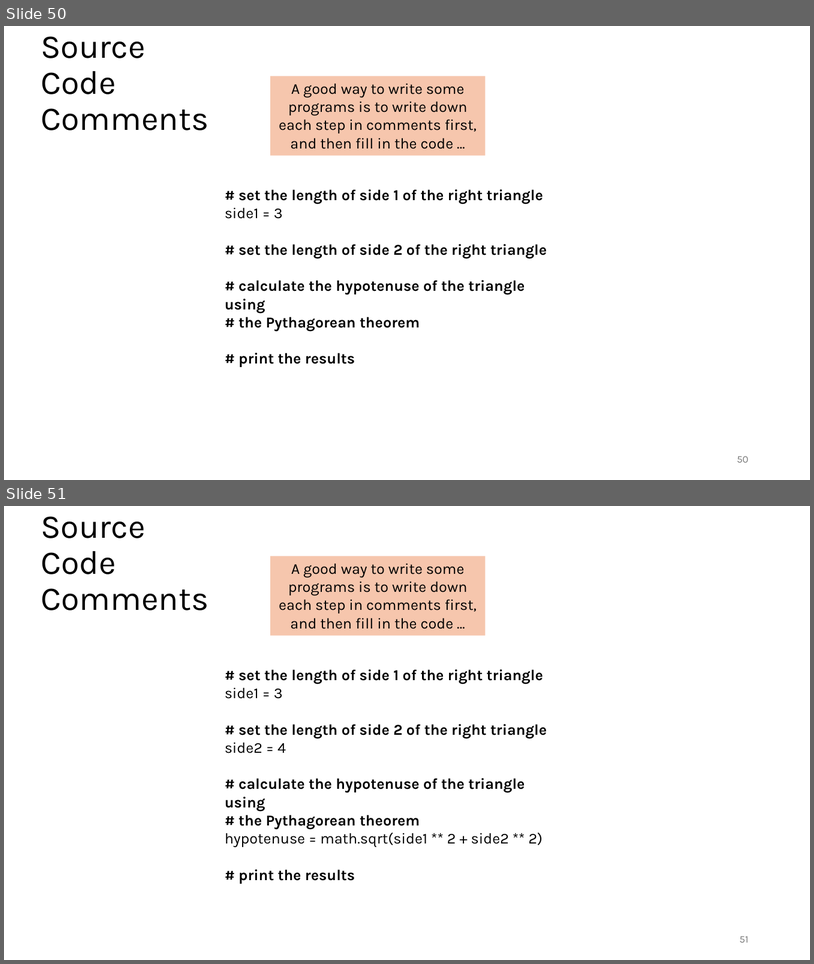
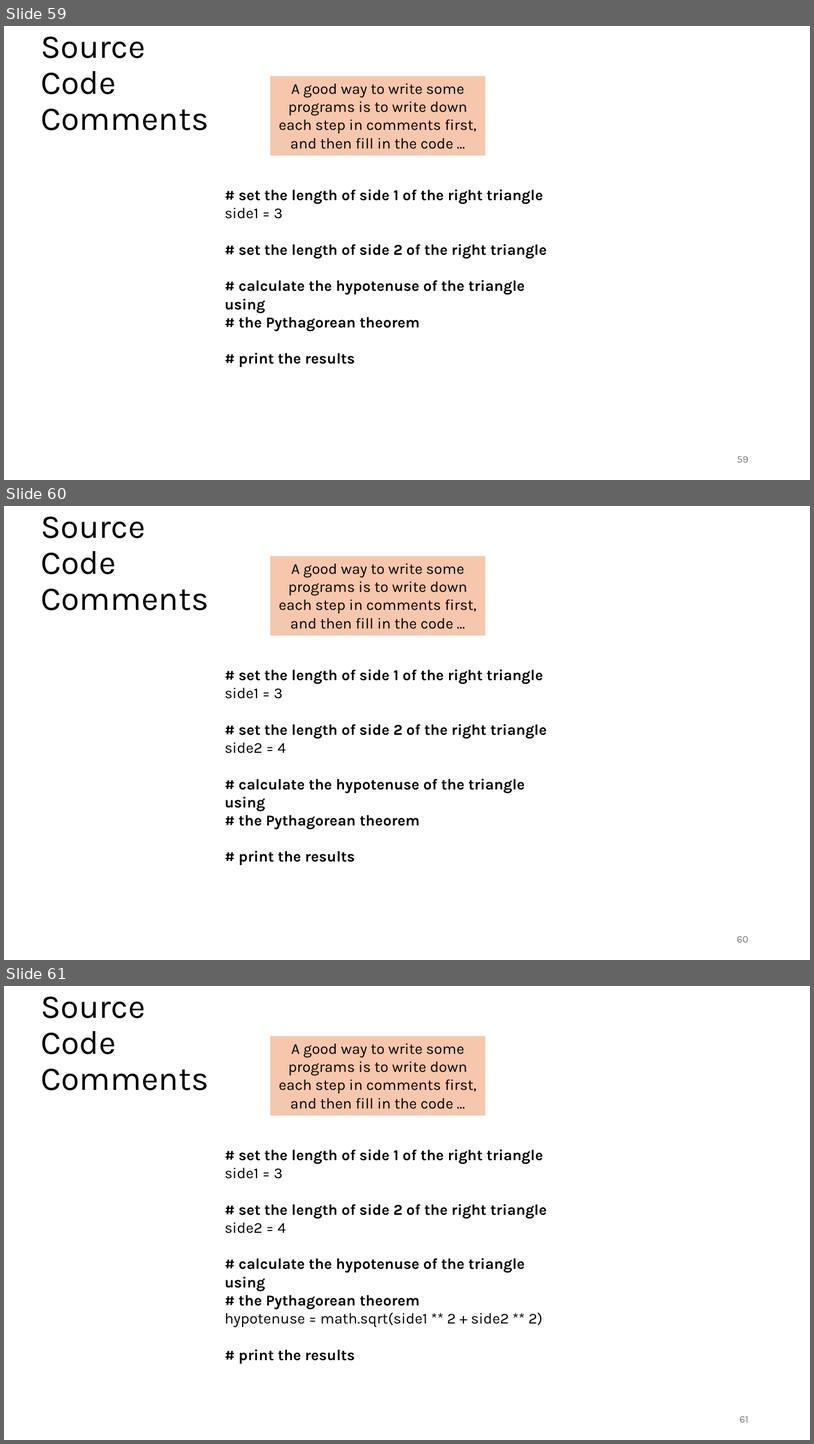
Before and after one commit to tjd1234/cmpt120spring2026, a slide deck: lecture_notes/chapter2/chapter2.pptx. Shown one above the other, each under a label of ours: slides 50 and 51 before the commit, slides 59, 60 and 61 after it. The pictures are 814x964 and 814x1444 pixels, drawn with LibreOffice and Linux fonts; fonts in the diff are those of the drawing. Boxes give left, top, right and bottom in pixels: in the first picture for what was removed or moved away, otherwise in the second. Text is boxed around its words. In the diff, an @@ line names an element or a change of style, - is before the commit and + after.

```diff
--- a/lecture_notes/chapter2/chapter2.pptx
+++ b/lecture_notes/chapter2/chapter2.pptx
@@ slide 60 added at (x1=4, y1=506, x2=810, y2=960), background #FFFFFF @@
@@ title added at (x1=41, y1=516, x2=209, y2=610), 39.6 pt, text #000000 @@
+Source Code Comments
@@ rectangle added at (x1=271, y1=556, x2=486, y2=636), fill #F6C6AD, 18 pt, text #000000 @@
+A good way to write some programs is to write down each step in comments first, and then fill in the code …
@@ text added at (x1=225, y1=669, x2=547, y2=829), 18 pt, text #000000, bold @@
+# set the length of side 1 of the right triangle
+side1 = 3
+# set the length of side 2 of the right triangle
+side2 = 4
+# calculate the hypotenuse of the triangle using
+# the Pythagorean theorem
+# print the results
@@ page number added at (x1=737, y1=936, x2=749, y2=942), 12 pt, text #797979 @@
+60
@@ what was slide 50 is now slide 59 @@
@@ page number at (x1=737, y1=456, x2=749, y2=462): text changed @@
-50
+59
@@ what was slide 51 is now slide 61 @@
@@ page number at (x1=740, y1=1416, x2=749, y2=1422): text changed @@
-51
+61
```
Also in this commit, not shown: 15 slides changed, 9 other slides added, 34 other files.
